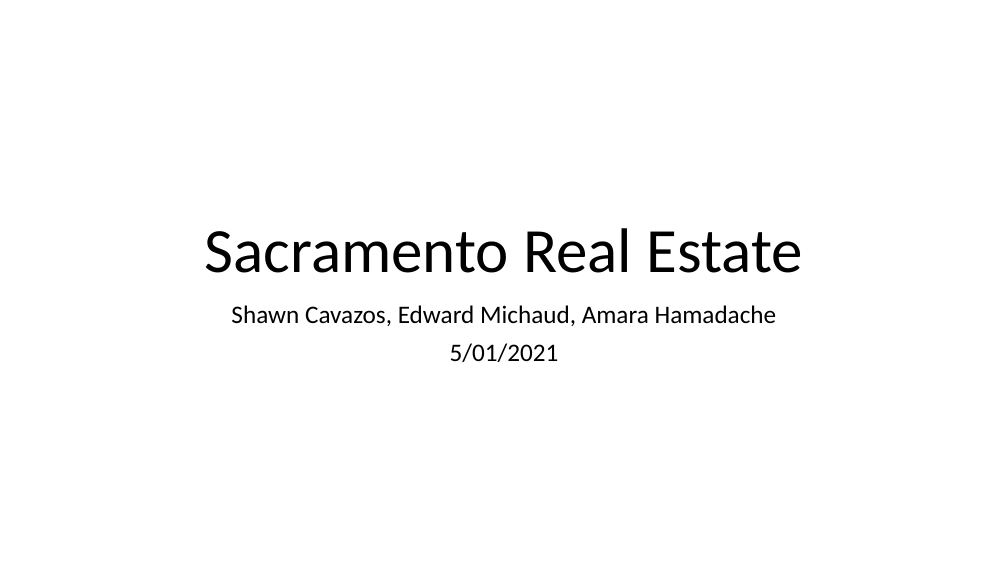
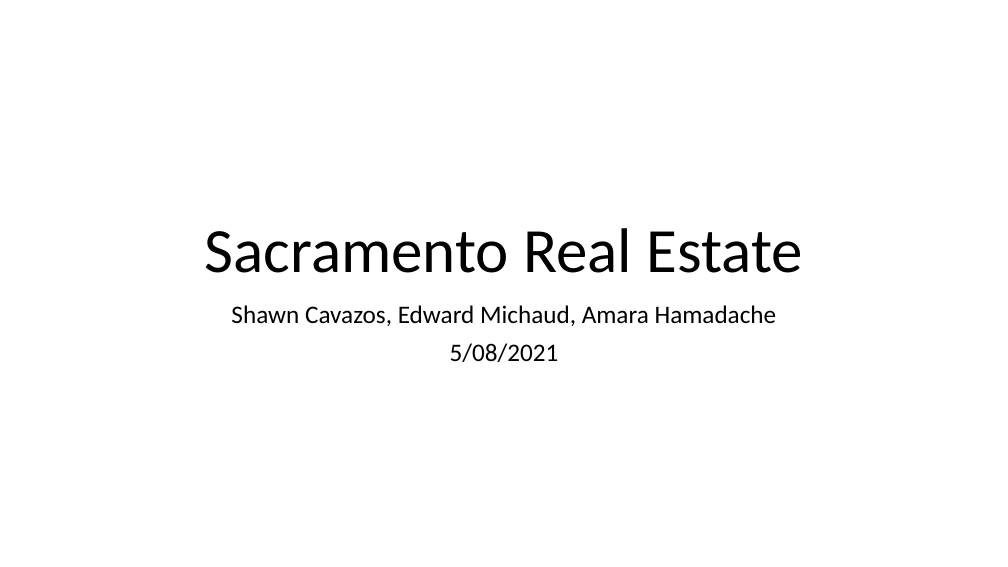
Before and after one commit to scavazos4/Project_One, a slide deck: slide 1 of Sacramento Real Estate.pptx. Drawn at 1008x567 pixels with LibreOffice and Linux fonts; fonts in the diff are those of the drawing; background and template pictures are left out. Boxes give left, top, right and bottom in pixels: in the first picture for what was removed or moved away, otherwise in the second. Text is boxed around its words. In the diff, an @@ line names an element or a change of style, - is before the commit and + after.

```diff
--- a/Sacramento Real Estate.pptx
+++ b/Sacramento Real Estate.pptx
@@ subtitle at (450,343,559,362): text changed @@
-5/01/2021
+5/08/2021
```
Also in this commit, not shown: 1 other slide changed, 3 slides added, 1 slide removed.
